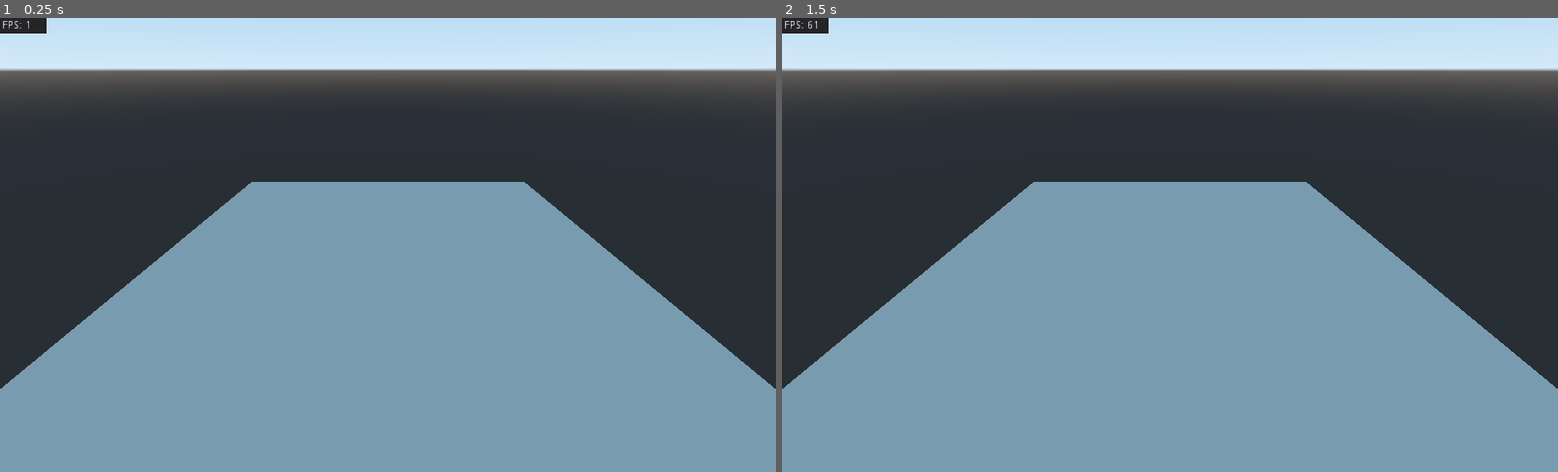
Above: before the commit, frames 1-2 (left to right).
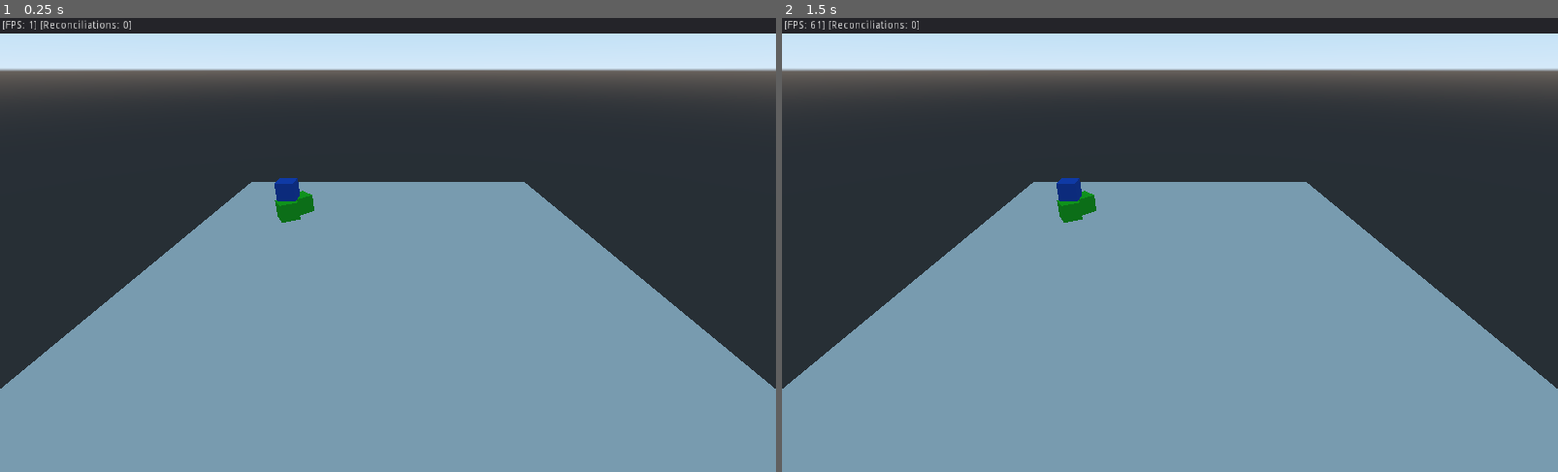
Above: after the commit, the same moments.

Repository: singerbj/godot-networking-abstraction
Game: Godot game, scene res://src/scenes/Game.tscn
The game is run twice, just before and just after one commit, with the same random seed, the same clock (stepped at 60 frames per second) and the same inputs.
Inputs (mouse positions are in pixels of both pictures, inside the frame that each line leads up to):
- Up to frame 1 (0.25 s): no input
- Up to frame 2 (1.5 s): tap Enter at 0.5 s; move the mouse to (1208, 245) at 0.52 s; hold W (m_forward) from 0.53 s (still down); tap C (camera_switch) at 0.6 s; tap Space (jump) at 0.77 s; move the mouse to (1131, 245) at 1.27 s; tap Q (change_mouse_mode) at 1.35 s

The runs differ from the first frame. In frame 1, 3.6% of the frame differs, in the area x 0-100%, y 0-46%; in frame 2, 3.6%.
Error before the commit: Invalid get index '0' (on base: 'Dictionary'). (res://src/scripts/Game.gd:35)
Error after the commit: Invalid get index '0' (on base: 'Dictionary'). (res://src/scripts/Game.gd:38)

Commit message:
just sliding for reconciliation now

Diff:
--- /dev/null
+++ b/src/materials/blue.tres
@@ -0,0 +1,4 @@
+[gd_resource type="SpatialMaterial" format=2]
+
+[resource]
+albedo_color = Color( 0.0392157, 0.266667, 0.698039, 1 )
--- /dev/null
+++ b/src/materials/green.tres
@@ -0,0 +1,4 @@
+[gd_resource type="SpatialMaterial" format=2]
+
+[resource]
+albedo_color = Color( 0.0392157, 0.698039, 0.0666667, 1 )
--- a/src/scenes/Game.tscn
+++ b/src/scenes/Game.tscn
@@ -1,6 +1,8 @@
-[gd_scene load_steps=5 format=2]
+[gd_scene load_steps=9 format=2]
 
 [ext_resource path="res://src/scripts/Game.gd" type="Script" id=1]
+[ext_resource path="res://src/materials/green.tres" type="Material" id=2]
+[ext_resource path="res://src/materials/blue.tres" type="Material" id=3]
 
 [sub_resource type="CubeMesh" id=1]
 size = Vector3( 40, 0.1, 40 )
@@ -10,6 +12,10 @@
 
 [sub_resource type="BoxShape" id=2]
 extents = Vector3( 20, 0.05, 20 )
+
+[sub_resource type="CubeMesh" id=4]
+
+[sub_resource type="BoxShape" id=5]
 
 [node name="Spatial" type="Spatial"]
 script = ExtResource( 1 )
@@ -28,7 +34,7 @@
 shape = SubResource( 2 )
 
 [node name="Panel" type="Panel" parent="."]
-margin_right = 62.0
+margin_right = 1024.0
 margin_bottom = 20.0
 
 [node name="Label" type="Label" parent="."]
@@ -36,4 +42,34 @@
 margin_top = 3.0
 margin_right = 49.0
 margin_bottom = 17.0
-text = "FPS = 0"
+text = "[FPS: %s] [Reconciliations: %s]\""
+
+[node name="StaticBody2" type="StaticBody" parent="."]
+transform = Transform( 0.866025, 0, 0.5, 0, 1, 0, -0.5, 0, 0.866025, -11, 1, -7 )
+
+[node name="MeshInstance" type="MeshInstance" parent="StaticBody2"]
+mesh = SubResource( 4 )
+material/0 = ExtResource( 2 )
+
+[node name="CollisionShape" type="CollisionShape" parent="StaticBody2"]
+shape = SubResource( 5 )
+
+[node name="StaticBody3" type="StaticBody" parent="."]
+transform = Transform( 1, 0, 0, 0, 1, 0, 0, 0, 1, -11, 3, -8 )
+
+[node name="MeshInstance" type="MeshInstance" parent="StaticBody3"]
+mesh = SubResource( 4 )
+material/0 = ExtResource( 3 )
+
+[node name="CollisionShape" type="CollisionShape" parent="StaticBody3"]
+shape = SubResource( 5 )
+
+[node name="StaticBody4" type="StaticBody" parent="."]
+transform = Transform( 0.707107, 0, 0.707107, 0, 1, 0, -0.707107, 0, 0.707107, -10, 1, -9 )
+
+[node name="MeshInstance" type="MeshInstance" parent="StaticBody4"]
+mesh = SubResource( 4 )
+material/0 = ExtResource( 2 )
+
+[node name="CollisionShape" type="CollisionShape" parent="StaticBody4"]
+shape = SubResource( 5 )
--- a/src/scripts/Game.gd
+++ b/src/scripts/Game.gd
@@ -4,7 +4,10 @@
 var players = {}
 var Player = preload("res://src/scenes/Player.tscn")
 var mouse_motion : Vector2 = Vector2(0, 0)
-var mouse_motion_for_server : Vector2 = Vector2(0, 0)
+var reconciliations : int = 0
+
+const RECONCILIATION_TOLERANCE : float = 3.0
+const RECONCILIATION_FACTOR : float = 0.125
 
 func _ready():
 	var args = Array(OS.get_cmdline_args())
@@ -37,16 +40,15 @@
 			$Camera.make_current()
 
 func _process(delta):
-	$Label.text = "FPS: %s" % str(Engine.get_frames_per_second())
+	$Label.text = "[FPS: %s] [Reconciliations: %s]" % [str(Engine.get_frames_per_second()), reconciliations]
 
 	if local_peer_id != null && local_peer_id in players:
-		players[local_peer_id].rotate_player(mouse_motion)
+		players[local_peer_id].rotate_player_with_input(mouse_motion)
 		mouse_motion = Vector2(0, 0)
 
 func _input(event) -> void:
 	if event is InputEventMouseMotion:
 		mouse_motion += event.relative
-		mouse_motion_for_server += event.relative
 
 func _unhandled_input(event):
 	if Input.is_action_just_pressed("change_mouse_mode"):
@@ -75,7 +77,8 @@
 func _process_inputs(delta : float, peer_id : int, inputs : Array):
 	for input in inputs:
 		if (peer_id in players) && ((!_local_peer_is_server()) || (_local_peer_is_server() && peer_id != local_peer_id)):
-			players[peer_id].rotate_player(input["data"]["mouse_motion"])
+			if "rotation" in input["data"] && "head_nod_angle" in input["data"]:
+				players[peer_id].rotate_player_with_values(input["data"]["rotation"], input["data"]["head_nod_angle"])
 			players[peer_id].move(input, delta)
 
 ########################################################
@@ -107,9 +110,12 @@
 		players[entity.id].update_from_server(entity.transform, entity.rotation, entity.head_nod_angle)
 
 func _on_input_data_requested() -> Dictionary:
-	var data = {
-		"mouse_motion": mouse_motion_for_server
-	}
+	var data = {}
+
+	if local_peer_id != null && local_peer_id in players:
+		data["rotation"] = players[local_peer_id].rotation_degrees.y
+		data["head_nod_angle"] = players[local_peer_id].head_nod_angle
+
 	if Input.is_action_pressed("m_forward"):
 		data["m_forward"] = true
 	if Input.is_action_pressed("m_backward"):
@@ -120,8 +126,6 @@
 		data["m_right"] = true
 	if Input.is_action_pressed("jump"):
 		data["jump"] = true
-
-	mouse_motion_for_server = Vector2(0, 0)
 
 	return data
 
@@ -152,18 +156,12 @@
 	if server_entity != null && client_entity != null:
 		# calculate the offset between server and client
 		var offset_x = abs(players[local_peer_id].transform.origin.x - server_entity.transform.origin.x)
+		var offset_y = abs(players[local_peer_id].transform.origin.y - server_entity.transform.origin.y)
 		var offset_z = abs(players[local_peer_id].transform.origin.z - server_entity.transform.origin.z)
 
-		if offset_x > 1 || offset_z > 1:
-			players[local_peer_id].transform = server_entity.transform
-			players[local_peer_id].velocity = server_entity.velocity
-			players[local_peer_id].rotation = server_entity.rotation
-			players[local_peer_id].head_nod_angle = server_entity.head_nod_angle
-			var last_input_index = -1
-			for i in len(input_buffer):
-				var input = input_buffer[i]
-				if input.id > latest_server_snapshot.last_processed_input_ids[local_peer_id]:
-					players[local_peer_id].move(input, delta)
+		if offset_x > RECONCILIATION_TOLERANCE || offset_y > RECONCILIATION_TOLERANCE || offset_z > RECONCILIATION_TOLERANCE:
+			reconciliations += 1
+			players[local_peer_id].transform.origin =  players[local_peer_id].transform.origin.linear_interpolate(server_entity.transform.origin, RECONCILIATION_FACTOR)
 
 func _on_message_received_from_server():
 	pass
--- a/src/scripts/Player.gd
+++ b/src/scripts/Player.gd
@@ -27,7 +27,7 @@
 	last_rotation = rotation
 	last_head_nod_angle = head_nod_angle
 
-func rotate_player(mouse_motion : Vector2):
+func rotate_player_with_input(mouse_motion : Vector2):
 	last_rotation = rotation
 	last_head_nod_angle = head_nod_angle
 
@@ -38,6 +38,15 @@
 	head_nod_angle = clamp(head_nod_angle, STARTING_HEAD_ANGLE - 80, STARTING_HEAD_ANGLE + 80)
 	if $Camera != null:
 		$Camera.rotation_degrees.x = head_nod_angle
+
+func rotate_player_with_values(rotation_degrees_from_server : float, head_nod_angle_from_server : float):
+	last_rotation = rotation
+	last_head_nod_angle = head_nod_angle
+
+	rotation_degrees.y = rotation_degrees_from_server
+	head_nod_angle = head_nod_angle_from_server
+	if $Camera != null:
+		$Camera.rotation_degrees.x = head_nod_angle_from_server
 
 func move(input : NetworkInput, local_delta : float):
 	last_transform = transform
